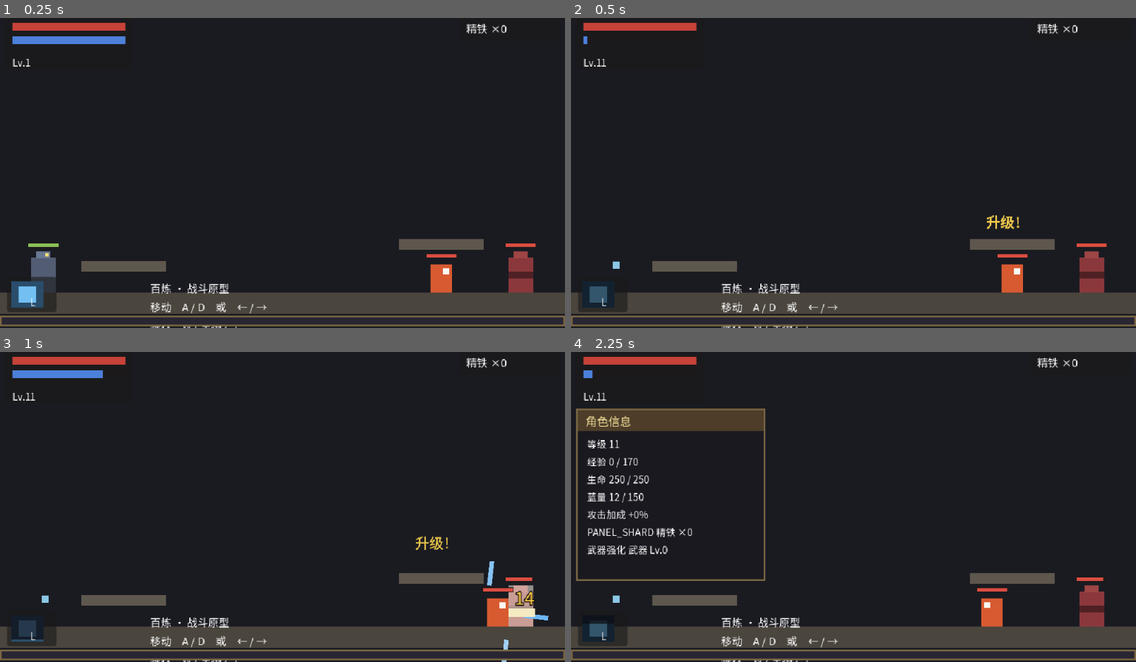
Above: before the commit, frames 1-4 (two rows, left to right).
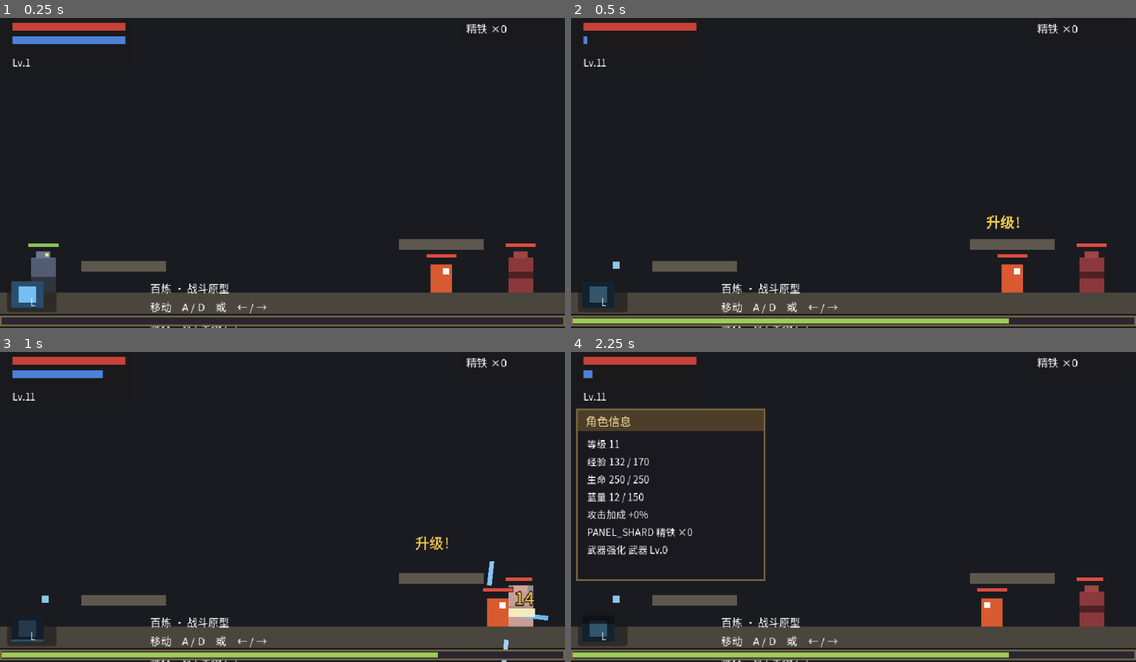
Above: after the commit, the same moments.

Repository: aachean/bailian
Game: Godot game, scene res://tests/test_m4.tscn
Same seed, same stepped clock (60 frames per second), same inputs: the game is played once before the commit and once after it. This scene is started directly instead of the project's main scene.
Inputs (mouse positions are in pixels of both pictures, inside the frame that each line leads up to):
- Up to frame 1 (0.25 s): no input
- Up to frame 2 (0.5 s): no input
- Up to frame 3 (1 s): move the mouse to (406, 488) at 0.52 s; hold D (move_right) from 0.53 s (still down); tap J (attack) at 0.6 s; click (406, 488) at 0.67 s; tap Space (jump) at 0.77 s
- Up to frame 4 (2.25 s): move the mouse to (740, 519) at 1.27 s; tap K (dodge) at 1.35 s; tap Space (jump) at 1.52 s; move the mouse to (910, 432) at 2.02 s; release D (move_right) at 2.03 s; hold A (move_left) from 2.03 s (still down); hold C (panel) from 2.03 s (still down)

Frame 1 is identical in both runs. In frame 2, 1.4% of the frame differs, in the area x 0-78%, y 96-99%; in frame 3, 1.4%; in frame 4, 1.5%, in the area x 0-78%, y 34-99%.

Commit message:
fix(ui): 打怪后经验条当场涨 —— 击杀经验写 PlayerState 但玩家节点不同步，HUD 读不到；加 exp_changed 信号实时同步

Diff:
--- a/scripts/characters/player.gd
+++ b/scripts/characters/player.gd
@@ -195,6 +195,8 @@
 	_health.hp = _health.max_hp
 	if not PlayerState.level_up.is_connected(_on_level_up):
 		PlayerState.level_up.connect(_on_level_up)
+	if not PlayerState.exp_changed.is_connected(_on_exp_changed):
+		PlayerState.exp_changed.connect(_on_exp_changed)
 	_apply_upgrade()
 	_spawn_point = global_position
 
@@ -205,6 +207,14 @@
 	PlayerState.upgrade_level = upgrade_level
 	PlayerState.level = level
 	PlayerState.exp = exp_pts
+
+
+## 击杀经验落到场景内玩家头上：同步字段并让 HUD 的经验条当场涨
+func _on_exp_changed(new_exp: int) -> void:
+	exp_pts = new_exp
+	var hud := get_node_or_null("HUD")
+	if hud != null and hud.has_method("refresh"):
+		hud.call("refresh")
 
 
 ## 升级：血上限 +15、蓝上限 +10，血蓝全回满，外加一圈金光和飘字 ——
--- a/scripts/core/player_state.gd
+++ b/scripts/core/player_state.gd
@@ -7,6 +7,10 @@
 
 ## 升级时发。玩家听了加血上限 / 蓝上限并回满
 signal level_up(new_level: int)
+
+## 经验变化时发（包括没升级的零散经验）—— 场景里的玩家节点听它同步，
+## 否则 HUD 上的经验条只会在切场景后「突然」跳起来（实测反馈）
+signal exp_changed(new_exp: int)
 
 ## 升到下一级需要的经验：线性增长，原型期手感友好
 func exp_needed(level: int) -> int:
@@ -49,4 +53,5 @@
 		level += 1
 		ups += 1
 		level_up.emit(level)
+	exp_changed.emit(exp)
 	return ups
--- a/tests/test_m4.gd
+++ b/tests/test_m4.gd
@@ -37,6 +37,7 @@
 	await _t8_skill_bar_cooldown()
 	await _t9_whirl_fx_visible()
 	await _t10_level_up_feedback()
+	await _t11_exp_bar_moves_on_kill()
 
 	print("")
 	print("═══ %d 通过 ／ %d 失败 ═══" % [_pass, _fail])
@@ -261,3 +262,26 @@
 	_check("10", "升级有仪式感：金光 + 「升级！」飘字",
 		labels_after >= 1,
 		"「升级！」飘字节点 %d 个" % labels_after)
+
+
+## 经验条当场涨 —— HUD 读的是玩家节点的 exp_pts，杀怪加的是 PlayerState.exp，
+## 两者不同步的话条就只会在切场景后跳起来（用户实测）
+func _t11_exp_bar_moves_on_kill() -> void:
+	_place(500.0)
+	var walker_h: Health = _walker.get_node("Health")
+	walker_h.heal_full()
+	_walker.global_position = Vector2(480.0, 288.0)
+	await _pframes(2)
+	var hud := _player.get_node("HUD")
+	var fill := hud.get_node("ExpBar/Fill") as ColorRect
+	var before: float = fill.scale.x
+	var ps_before: int = PlayerState.exp
+
+	walker_h.take_damage(9999, Vector2.ZERO, true, 1)
+	await _pframes(3)
+	var after: float = fill.scale.x
+
+	_check("11", "打怪后经验条当场涨绿（玩家节点与存档层同步）",
+		PlayerState.exp > ps_before and after > before,
+		"存档层经验 %d → %d　经验条 %.2f → %.2f" % [
+			ps_before, PlayerState.exp, before, after])
